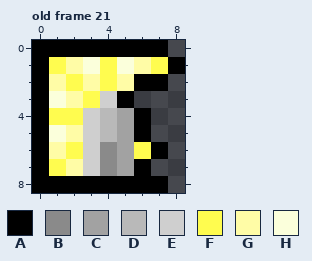
Two states of a pixel-art file, sprites/icons.aseprite. The picture above is the old version.
9x9 pixels, 22 frames. Colours within 5 levels of each other are drawn and written as one. Shown: old frame 21. The commit also changed other frames, which this record leaves out.
Visible layers, top first: "Layer 2", "Multiply layer" multiply, "Layer 1".
Palette (. is transparent): A #000000  B #8a8a8a  C #a2a2a2  D #b9b9b9  E #cfcfcf  F #fffc4f  G #fffca6  H #fbffdb
Pixels before, old frame 21, first column x 0:
0 AAAAAAAA.
1 AFGHFHGFA
2 AGFGFGAA.
3 AHGFEA...
4 AFFEDCA..
5 AHGEDCA..
6 AGFEBCFA.
7 AFGEBCA..
8 AAAAAAAA.
After the commit:
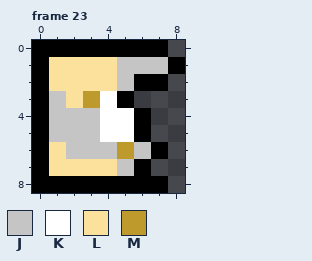
Colours new in this view: J #c5c5c5  K #ffffff  L #fbe19c  M #be9a2d
A new or re-ordered frame is compared with the old frame closest to it.
From old to new:
frames 22 -> 23
Frame 23 is new; against old frame 21, layer "Layer 1":
The edit turns colour B into colour J in row 6 at x 4.
The edit turns colour C into colour J in row 7 at x 5.
The edit turns colour E into colour J in rows 4 to 6 at x 3.
The edit turns colour F into colour J in row 1 at x 7; in row 4 at x 1 to 2; in row 6 at x 2 and 6.
The edit turns colour G into colour J in row 1 at x 6; in row 2 at x 5; in row 5 at x 2.
The edit turns colour H into colour J in row 1 at x 5; in row 3 at x 1; in row 5 at x 1.
The edit turns colour C into colour K in rows 4 to 5 at x 5.
The edit turns colour D into colour K in rows 4 to 5 at x 4.
The edit turns colour E into colour K in row 3 at x 4.
The edit turns colour B into colour L in row 7 at x 4.
The edit turns colour E into colour L in row 7 at x 3.
The edit turns colour F into colour L in row 1 at x 1 and 4; in row 2 at x 2 and 4; in row 7 at x 1.
The edit turns colour G into colour L in row 1 at x 2; in row 2 at x 1 and 3; in row 3 at x 2; in row 6 at x 1; in row 7 at x 2.
The edit turns colour H into colour L in row 1 at x 3.
The edit turns colour C into colour M in row 6 at x 5.
The edit turns colour F into colour M in row 3 at x 3.
